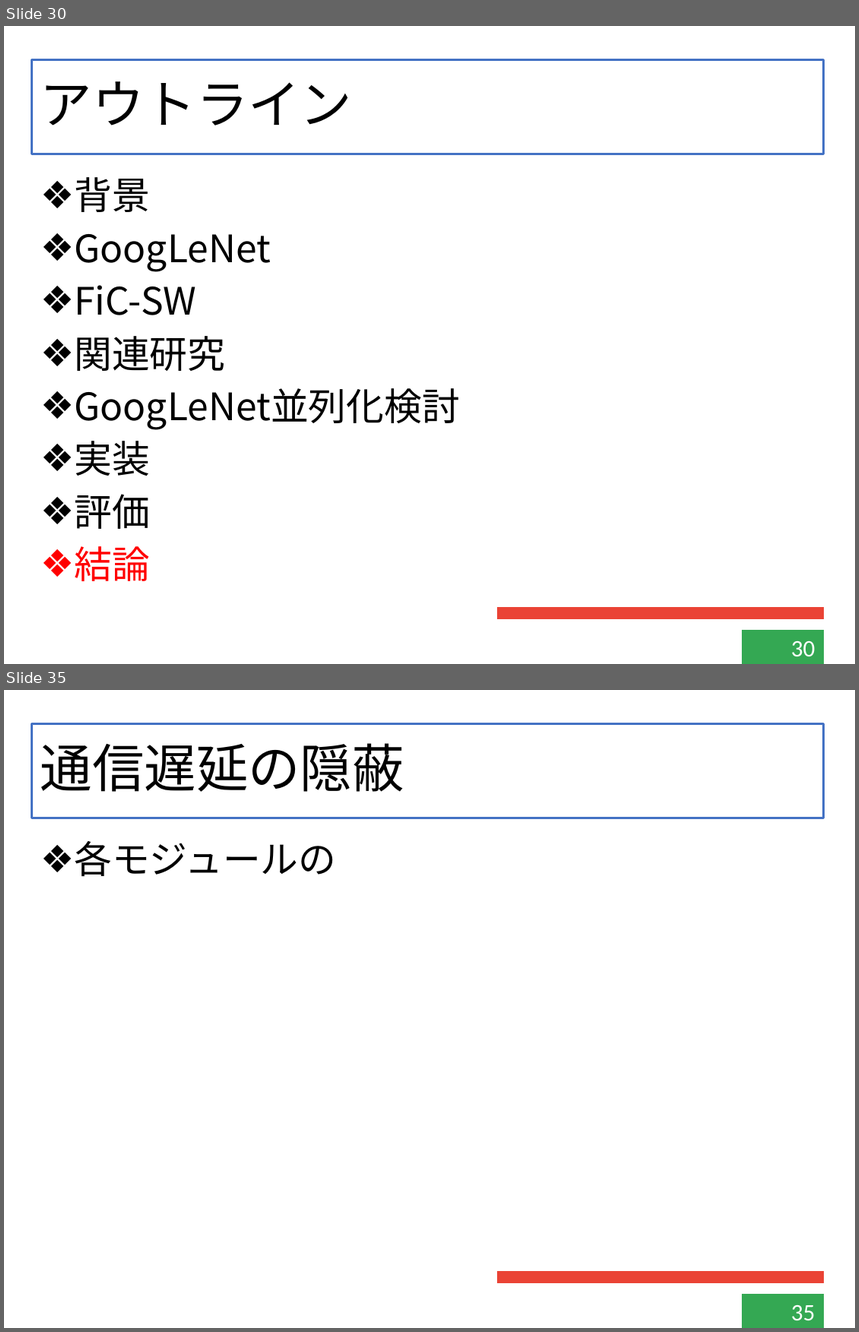
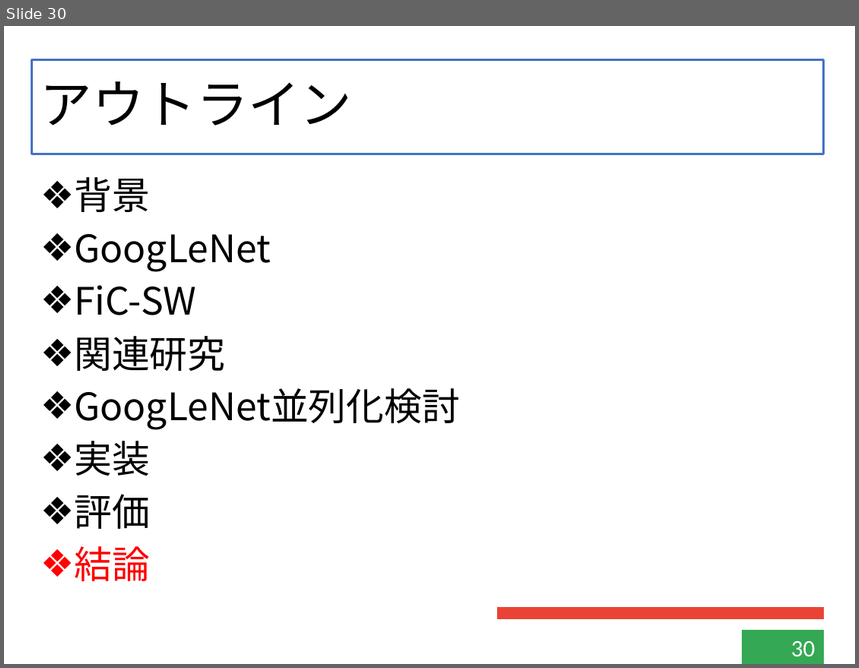
Before and after one commit to kensuke-iizuka/thesis, a slide deck: slide/graduate.pptx. Shown one above the other, each under a label of ours: slides 30 and 35 before the commit, slide 30 after it; the slides between them are not shown. The pictures are 859x1332 and 859x668 pixels, drawn with LibreOffice and Linux fonts; fonts in the diff are those of the drawing. Boxes give left, top, right and bottom in pixels: in the first picture for what was removed or moved away, otherwise in the second. Text is boxed around its words. In the diff, an @@ line names an element or a change of style, - is before the commit and + after.

```diff
--- a/slide/graduate.pptx
+++ b/slide/graduate.pptx
@@ slide 35 removed at <box>4,690,855,1328</box>, background #FFFFFF; not listed: 4 template elements that a slide beside it also shows @@
@@ title removed at <box>32,724,825,818</box> @@
-通信遅延の隠蔽
@@ text removed at <box>74,841,336,877</box> @@
-❖ 各モジュールの
@@ page number removed at <box>742,1294,824,1328</box> @@
-35
```
Also in this commit, not shown: 4 slides changed, 1 slide added, 1 other slide removed, 3 other files.
